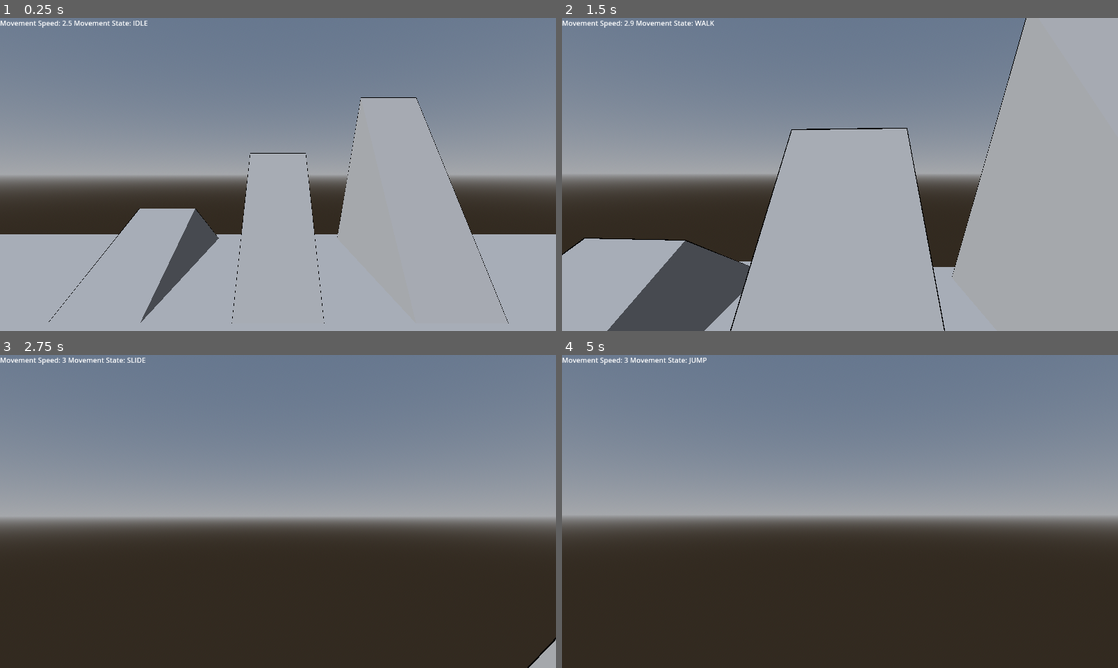
Above: before the commit, frames 1-4 (two rows, left to right).
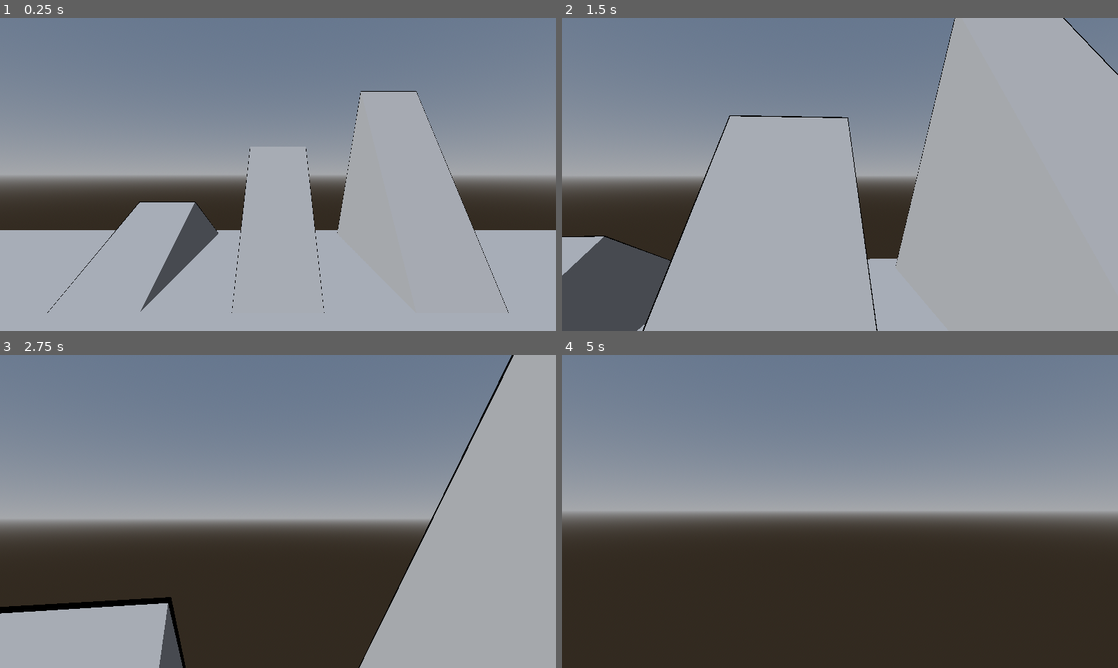
Above: after the commit, the same moments.

Repository: naxemis/multiplayer-fps
Game: Godot game, scene res://scenes/root/Root.tscn
Two runs of this game, one before a commit and one after it. Both use one fixed random seed, a clock stepped at 60 frames per second and the inputs below.
Inputs (mouse positions are in pixels of both pictures, inside the frame that each line leads up to):
- Up to frame 1 (0.25 s): no input
- Up to frame 2 (1.5 s): tap Enter at 0.5 s; move the mouse to (867, 174) at 0.52 s; hold Middle mouse button (free_look, bound only after the commit) 0.53-1.28 s; hold W (forward) from 0.53 s (still down); tap Ctrl (change_wall_jump_direction) at 0.77 s; move the mouse to (812, 174) at 1.27 s; tap Shift (run) at 1.35 s
- Up to frame 3 (2.75 s): keep holding W (forward); tap Ctrl (change_wall_jump_direction) at 1.52 s; tap Middle mouse button (free_look, bound only after the commit) at 1.55, 2.3 s; move the mouse to (289, 505) at 2.02 s; hold C (slide) from 2.03 s (still down)
- Up to frame 4 (5 s): keep holding W (forward); move the mouse to (834, 517) at 2.77 s; release C (slide) at 2.78 s; tap Middle mouse button (free_look, bound only after the commit) at 2.85, 4.55 s; tap Ctrl (change_wall_jump_direction) at 3.02, 3.77, 4.52 s; tap Space (jump) at 3.5 s; move the mouse to (878, 514) at 3.52 s; hold Middle mouse button (free_look, bound only after the commit) 3.53-4.28 s; tap Enter at 4.25 s; move the mouse to (795, 508) at 4.27 s; tap Shift (run) at 4.35 s

The runs differ from the first frame. In frame 1, 2.6% of the frame differs, in the area x 0-100%, y 0-98%; in frame 2, 24%; in frame 3, 26%, in the area x 0-100%, y 0-100%; in frame 4, 3.2%.

Commit message:
feat(player): free look

Diff:
--- a/project.godot
+++ b/project.godot
@@ -68,6 +68,11 @@
 "events": [Object(InputEventKey,"resource_local_to_scene":false,"resource_name":"","device":-1,"window_id":0,"alt_press …(195 unchanged characters)…
 ]
 }
+free_look={
+"deadzone": 0.5,
+"events": [Object(InputEventMouseButton,"resource_local_to_scene":false,"resource_name":"","device":-1,"window_id":0,"alt_pressed":false,"shift_pressed":false,"ctrl_pressed":false,"meta_pressed":false,"button_mask":4,"position":Vector2(102, 9),"global_position":Vector2(111, 55),"factor":1.0,"button_index":3,"canceled":false,"pressed":true,"double_click":false,"script":null)
+]
+}
 
 [layer_names]
 
--- a/scenes/game/map/testing_range/Testing Range.tscn
+++ b/scenes/game/map/testing_range/Testing Range.tscn
@@ -16,46 +16,55 @@
 [sub_resource type="PlaneMesh" id="PlaneMesh_m3s05"]
 size = Vector2(15, 15)
 
-[sub_resource type="ConvexPolygonShape3D" id="ConvexPolygonShape3D_ucv2j"]
-points = PackedVector3Array(7.61905, 0.119048, 7.61905, -7.61905, -0.119048, -7.61905, -7.61905, 0.119048, -7.61905, 7.61905, -0.119048, -7.61905, -7.61905, -0.119048, 7.61905, -7.61905, 0.119048, 7.61905, 7.61905, 0.119048, -7.61905, 7.61905, -0.119048, 7.61905)
+[sub_resource type="ConcavePolygonShape3D" id="ConcavePolygonShape3D_pgdlt"]
+data = PackedVector3Array(7.5, 0, 7.5, -7.5, 0, 7.5, 7.5, 0, -7.5, -7.5, 0, 7.5, -7.5, 0, -7.5, 7.5, 0, -7.5)
 
 [sub_resource type="PrismMesh" id="PrismMesh_13fv8"]
 size = Vector3(4, 1, 1)
 
-[sub_resource type="ConvexPolygonShape3D" id="ConvexPolygonShape3D_ynky6"]
-points = PackedVector3Array(-1.91223, -0.5, -0.5, 0.0544715, 0.472764, 0.472764, 1.9681, -0.404644, -0.531746, 1.85247, -0.484127, 0.5, -1.9681, -0.404644, 0.547619, -0.0544715, 0.472764, -0.456891, 1.9681, -0.404644, 0.547619, -1.9681, -0.404644, -0.531746, 1.91223, -0.5, -0.5, -1.85247, -0.484127, 0.5, 0.0544715, 0.472764, -0.456891, -0.0544715, 0.472764, 0.472764)
+[sub_resource type="ConcavePolygonShape3D" id="ConcavePolygonShape3D_oqi2y"]
+data = PackedVector3Array(0, 0.5, 0.5, 2, -0.5, 0.5, -2, -0.5, 0.5, 0, 0.5, -0.5, -2, -0.5, -0.5, 2, -0.5, -0.5, 0, 0.5, 0.5, 0, 0.5, -0.5, 2, -0.5, 0.5, 0, 0.5, -0.5, 2, -0.5, -0.5, 2, -0.5, 0.5, 0, 0.5, -0.5, 0, 0.5, 0.5, -2, -0.5, -0.5, 0, 0.5, 0.5, -2, -0.5, 0.5, -2, -0.5, -0.5, -2, -0.5, 0.5, 2, -0.5, 0.5, -2, -0.5, -0.5, 2, -0.5, 0.5, 2, -0.5, -0.5, -2, -0.5, -0.5)
 
 [sub_resource type="PrismMesh" id="PrismMesh_k6qlg"]
 size = Vector3(4, 2, 1)
 
-[sub_resource type="ConvexPolygonShape3D" id="ConvexPolygonShape3D_jtahs"]
-points = PackedVector3Array(-1.91223, -0.970122, -0.5, 0.0560282, 0.943972, 0.486048, -2.03175, -0.904383, 0.547619, 2.03175, -0.904383, 0.547619, 2.03175, -0.904383, -0.531746, -0.0560282, 0.943972, -0.470175, -2.03175, -0.904383, -0.531746, 1.85247, -0.939309, 0.5, 1.91223, -0.970122, -0.5, -0.0560282, 0.943972, 0.486048, 0.0560282, 0.943972, -0.470175, -1.85247, -0.939309, 0.5)
+[sub_resource type="ConcavePolygonShape3D" id="ConcavePolygonShape3D_m74n3"]
+data = PackedVector3Array(0, 1, 0.5, 2, -1, 0.5, -2, -1, 0.5, 0, 1, -0.5, -2, -1, -0.5, 2, -1, -0.5, 0, 1, 0.5, 0, 1, -0.5, 2, -1, 0.5, 0, 1, -0.5, 2, -1, -0.5, 2, -1, 0.5, 0, 1, -0.5, 0, 1, 0.5, -2, -1, -0.5, 0, 1, 0.5, -2, -1, 0.5, -2, -1, -0.5, -2, -1, 0.5, 2, -1, 0.5, -2, -1, -0.5, 2, -1, 0.5, 2, -1, -0.5, -2, -1, -0.5)
 
 [sub_resource type="PrismMesh" id="PrismMesh_mg2pp"]
 size = Vector3(4, 3, 1)
 
-[sub_resource type="ConvexPolygonShape3D" id="ConvexPolygonShape3D_82w1s"]
-points = PackedVector3Array(-1.91223, -1.44183, -0.5, 0.0576632, 1.38115, 0.5, 0.115689, 1.32322, 0.5, 0.0589277, 1.41161, -0.494917, 1.91223, -1.44183, -0.5, -1.85247, -1.39702, 0.5, 1.85247, -1.39702, 0.5, -0.115689, 1.32322, 0.5, -0.0589277, 1.41161, -0.494917, 1.85247, -1.28117, 0.5, -1.85247, -1.28117, 0.5, -1.8555, -1.28325, -0.484931, 1.8555, -1.28325, -0.484931, -0.0576632, 1.38115, 0.5)
+[sub_resource type="ConcavePolygonShape3D" id="ConcavePolygonShape3D_tv80c"]
+data = PackedVector3Array(0, 1.5, 0.5, 2, -1.5, 0.5, -2, -1.5, 0.5, 0, 1.5, -0.5, -2, -1.5, -0.5, 2, -1.5, -0.5, 0, 1.5, 0.5, 0, 1.5, -0.5, 2, -1.5, 0.5, 0, 1.5, -0.5, 2, -1.5, -0.5, 2, -1.5, 0.5, 0, 1.5, -0.5, 0, 1.5, 0.5, -2, -1.5, -0.5, 0, 1.5, 0.5, -2, -1.5, 0.5, -2, -1.5, -0.5, -2, -1.5, 0.5, 2, -1.5, 0.5, -2, -1.5, -0.5, 2, -1.5, 0.5, 2, -1.5, -0.5, -2, -1.5, -0.5)
+
+[sub_resource type="ConcavePolygonShape3D" id="ConcavePolygonShape3D_exjqw"]
+data = PackedVector3Array(0, 0.5, 0.5, 2, -0.5, 0.5, -2, -0.5, 0.5, 0, 0.5, -0.5, -2, -0.5, -0.5, 2, -0.5, -0.5, 0, 0.5, 0.5, 0, 0.5, -0.5, 2, -0.5, 0.5, 0, 0.5, -0.5, 2, -0.5, -0.5, 2, -0.5, 0.5, 0, 0.5, -0.5, 0, 0.5, 0.5, -2, -0.5, -0.5, 0, 0.5, 0.5, -2, -0.5, 0.5, -2, -0.5, -0.5, -2, -0.5, 0.5, 2, -0.5, 0.5, -2, -0.5, -0.5, 2, -0.5, 0.5, 2, -0.5, -0.5, -2, -0.5, -0.5)
+
+[sub_resource type="ConcavePolygonShape3D" id="ConcavePolygonShape3D_dl7wx"]
+data = PackedVector3Array(0, 1, 0.5, 2, -1, 0.5, -2, -1, 0.5, 0, 1, -0.5, -2, -1, -0.5, 2, -1, -0.5, 0, 1, 0.5, 0, 1, -0.5, 2, -1, 0.5, 0, 1, -0.5, 2, -1, -0.5, 2, -1, 0.5, 0, 1, -0.5, 0, 1, 0.5, -2, -1, -0.5, 0, 1, 0.5, -2, -1, 0.5, -2, -1, -0.5, -2, -1, 0.5, 2, -1, 0.5, -2, -1, -0.5, 2, -1, 0.5, 2, -1, -0.5, -2, -1, -0.5)
+
+[sub_resource type="ConcavePolygonShape3D" id="ConcavePolygonShape3D_h40wj"]
+data = PackedVector3Array(0, 1.5, 0.5, 2, -1.5, 0.5, -2, -1.5, 0.5, 0, 1.5, -0.5, -2, -1.5, -0.5, 2, -1.5, -0.5, 0, 1.5, 0.5, 0, 1.5, -0.5, 2, -1.5, 0.5, 0, 1.5, -0.5, 2, -1.5, -0.5, 2, -1.5, 0.5, 0, 1.5, -0.5, 0, 1.5, 0.5, -2, -1.5, -0.5, 0, 1.5, 0.5, -2, -1.5, 0.5, -2, -1.5, -0.5, -2, -1.5, 0.5, 2, -1.5, 0.5, -2, -1.5, -0.5, 2, -1.5, 0.5, 2, -1.5, -0.5, -2, -1.5, -0.5)
 
 [sub_resource type="BoxMesh" id="BoxMesh_20lv8"]
 size = Vector3(0.25, 4, 3)
 
-[sub_resource type="ConcavePolygonShape3D" id="ConcavePolygonShape3D_0kkkg"]
+[sub_resource type="ConcavePolygonShape3D" id="ConcavePolygonShape3D_12uel"]
 data = PackedVector3Array(-0.125, 2, 1.5, 0.125, 2, 1.5, -0.125, -2, 1.5, 0.125, 2, 1.5, 0.125, -2, 1.5, -0.125, -2, 1. …(500 unchanged characters)…
 
-[sub_resource type="ConcavePolygonShape3D" id="ConcavePolygonShape3D_cdcxn"]
+[sub_resource type="ConcavePolygonShape3D" id="ConcavePolygonShape3D_o8xcl"]
 data = PackedVector3Array(-0.125, 2, 1.5, 0.125, 2, 1.5, -0.125, -2, 1.5, 0.125, 2, 1.5, 0.125, -2, 1.5, -0.125, -2, 1. …(500 unchanged characters)…
 
-[sub_resource type="ConcavePolygonShape3D" id="ConcavePolygonShape3D_066xr"]
+[sub_resource type="ConcavePolygonShape3D" id="ConcavePolygonShape3D_nlpqi"]
 data = PackedVector3Array(-0.125, 2, 1.5, 0.125, 2, 1.5, -0.125, -2, 1.5, 0.125, 2, 1.5, 0.125, -2, 1.5, -0.125, -2, 1. …(500 unchanged characters)…
 
 [sub_resource type="BoxMesh" id="BoxMesh_tmhh6"]
 size = Vector3(3, 0.25, 3)
 
-[sub_resource type="ConcavePolygonShape3D" id="ConcavePolygonShape3D_urfoq"]
+[sub_resource type="ConcavePolygonShape3D" id="ConcavePolygonShape3D_b5av0"]
 data = PackedVector3Array(-1.5, 0.125, 1.5, 1.5, 0.125, 1.5, -1.5, -0.125, 1.5, 1.5, 0.125, 1.5, 1.5, -0.125, 1.5, -1.5 …(572 unchanged characters)…
 
-[sub_resource type="ConcavePolygonShape3D" id="ConcavePolygonShape3D_pjxg4"]
+[sub_resource type="ConcavePolygonShape3D" id="ConcavePolygonShape3D_dvjgx"]
 data = PackedVector3Array(-1.5, 0.125, 1.5, 1.5, 0.125, 1.5, -1.5, -0.125, 1.5, 1.5, 0.125, 1.5, 1.5, -0.125, 1.5, -1.5 …(572 unchanged characters)…
 
 [node name="Testing Range" type="Node3D"]
@@ -75,7 +84,7 @@
 [node name="StaticBody3D" type="StaticBody3D" parent="Floor"]
 
 [node name="CollisionShape3D" type="CollisionShape3D" parent="Floor/StaticBody3D"]
-shape = SubResource("ConvexPolygonShape3D_ucv2j")
+shape = SubResource("ConcavePolygonShape3D_pgdlt")
 
 [node name="Small Slope" type="MeshInstance3D" parent="."]
 transform = Transform3D(-4.37114e-08, 0, 1, 0, 1, 0, -1, 0, -4.37114e-08, -2, 0.5, -5)
@@ -85,7 +94,7 @@
 [node name="StaticBody3D" type="StaticBody3D" parent="Small Slope"]
 
 [node name="CollisionShape3D" type="CollisionShape3D" parent="Small Slope/StaticBody3D"]
-shape = SubResource("ConvexPolygonShape3D_ynky6")
+shape = SubResource("ConcavePolygonShape3D_oqi2y")
 
 [node name="Medium Small" type="MeshInstance3D" parent="."]
 transform = Transform3D(-4.37114e-08, 0, 1, 0, 1, 0, -1, 0, -4.37114e-08, 0, 1, -5)
@@ -95,7 +104,7 @@
 [node name="StaticBody3D" type="StaticBody3D" parent="Medium Small"]
 
 [node name="CollisionShape3D" type="CollisionShape3D" parent="Medium Small/StaticBody3D"]
-shape = SubResource("ConvexPolygonShape3D_jtahs")
+shape = SubResource("ConcavePolygonShape3D_m74n3")
 
 [node name="High Slope" type="MeshInstance3D" parent="."]
 transform = Transform3D(-4.37114e-08, 0, 1, 0, 1, 0, -1, 0, -4.37114e-08, 2, 1.5, -5)
@@ -105,7 +114,7 @@
 [node name="StaticBody3D" type="StaticBody3D" parent="High Slope"]
 
 [node name="CollisionShape3D" type="CollisionShape3D" parent="High Slope/StaticBody3D"]
-shape = SubResource("ConvexPolygonShape3D_82w1s")
+shape = SubResource("ConcavePolygonShape3D_tv80c")
 
 [node name="Small Slope2" type="MeshInstance3D" parent="."]
 transform = Transform3D(1, 0, -8.74228e-08, 0, 1, 0, 8.74228e-08, 0, 1, -5, 0.5, -2)
@@ -115,7 +124,7 @@
 [node name="StaticBody3D" type="StaticBody3D" parent="Small Slope2"]
 
 [node name="CollisionShape3D" type="CollisionShape3D" parent="Small Slope2/StaticBody3D"]
-shape = SubResource("ConvexPolygonShape3D_ynky6")
+shape = SubResource("ConcavePolygonShape3D_exjqw")
 
 [node name="Medium Small2" type="MeshInstance3D" parent="."]
 transform = Transform3D(1, 0, -8.74228e-08, 0, 1, 0, 8.74228e-08, 0, 1, -5, 1, 0)
@@ -125,7 +134,7 @@
 [node name="StaticBody3D" type="StaticBody3D" parent="Medium Small2"]
 
 [node name="CollisionShape3D" type="CollisionShape3D" parent="Medium Small2/StaticBody3D"]
-shape = SubResource("ConvexPolygonShape3D_jtahs")
+shape = SubResource("ConcavePolygonShape3D_dl7wx")
 
 [node name="High Slope2" type="MeshInstance3D" parent="."]
 transform = Transform3D(1, 0, -8.74228e-08, 0, 1, 0, 8.74228e-08, 0, 1, -5, 1.5, 2)
@@ -135,7 +144,7 @@
 [node name="StaticBody3D" type="StaticBody3D" parent="High Slope2"]
 
 [node name="CollisionShape3D" type="CollisionShape3D" parent="High Slope2/StaticBody3D"]
-shape = SubResource("ConvexPolygonShape3D_82w1s")
+shape = SubResource("ConcavePolygonShape3D_h40wj")
 
 [node name="Wall" type="MeshInstance3D" parent="."]
 transform = Transform3D(1, 0, 0, 0, 1, 0, 0, 0, 1, 7, 2, -4)
--- a/scenes/game/player/Player.gd
+++ b/scenes/game/player/Player.gd
@@ -3,22 +3,53 @@
 extends CharacterBody3D
 
 @export_category("Mouse")
-# camera rotation
 @export var mouse_sensitivity: float = 0.075
-func head_cam_rotation(event) -> void:
-	if event is InputEventMouseMotion:
-		# connect mouse movement to head or body rotation
+
+func body_rotation(event) -> void:
+	if event is InputEventMouseMotion and !Input.is_action_pressed("free_look"):
+		# connects mouse movement to head rotation
 		self.rotation.y -= event.relative.x * deg_to_rad(mouse_sensitivity)
-		%Head.rotation.x -= event.relative.y * deg_to_rad(mouse_sensitivity)
 
 		# wraps player's body rotation to left and right direction
 		const rotation_min: float = deg_to_rad(0)
 		const rotation_max: float = deg_to_rad(360)
 		self.rotation.y = wrapf(self.rotation.y, rotation_min, rotation_max)
 
+var head_rotation: Vector3
+func get_head_rotation(event) -> void:
+	if event is InputEventMouseMotion and !Input.is_action_pressed("free_look"):
+		# connects mouse movement to free look rotation
+		head_rotation.x -= event.relative.y * deg_to_rad(mouse_sensitivity)
+
 		# limits player's head rotation in up and down direction
 		const rotation_limit: float = deg_to_rad(90)
-		%Head.rotation.x = clampf(%Head.rotation.x, -rotation_limit, rotation_limit)
+		head_rotation.x = clampf(head_rotation.x, -rotation_limit, rotation_limit)
+
+var free_look_rotation: Vector3
+func get_free_look_rotation(event) -> void:
+	if event is InputEventMouseMotion and Input.is_action_pressed("free_look"):
+		# connects mouse movement to free look rotation
+		free_look_rotation.x -= event.relative.y * deg_to_rad(mouse_sensitivity)
+		free_look_rotation.y -= event.relative.x * deg_to_rad(mouse_sensitivity)
+
+		# limits player's free look rotation in up and down direction
+		const rotation_limit: Vector2 = Vector2(deg_to_rad(30), deg_to_rad(40))
+		free_look_rotation.x = clampf(free_look_rotation.x, -rotation_limit.x, rotation_limit.x)
+		free_look_rotation.y = clampf(free_look_rotation.y, -rotation_limit.y, rotation_limit.y)
+
+@export var free_look_return_speed: float = 12.5
+func free_look_return(delta) -> void:
+	if !Input.is_action_pressed("free_look"):
+		free_look_rotation.x = lerpf(free_look_rotation.x, 0.0, free_look_return_speed * delta)
+		free_look_rotation.y = lerpf(free_look_rotation.y, 0.0, free_look_return_speed * delta)
+
+# combines head_rotation vairable value and free_look_rotation vairable value and sets it to %Head.rotation
+func set_head_rotation() -> void:
+	%Head.rotation = head_rotation + free_look_rotation # combines values
+
+	# limits player's head rotation in up and down direction
+	const rotation_limit: float = deg_to_rad(90)
+	%Head.rotation.x = clampf(%Head.rotation.x, -rotation_limit, rotation_limit)
 
 # identifies in what movement state player is currently in
 enum MovementStates {IDLE, WALK, RUN, CROUCH, SLIDE, JUMP, DOUBLEJUMP, WALLJUMP}
@@ -27,7 +58,7 @@
 
 @onready var uncrouch_ray_cast_colliding: bool
 @onready var unslide_ray_cast_colliding: bool
-func check_can_player_stand_up() -> void:
+func can_player_stand_up() -> void:
 	uncrouch_ray_cast_colliding = $CrouchRayCast.is_colliding()
 	unslide_ray_cast_colliding = $SlideRayCast.is_colliding()
 
@@ -261,10 +292,15 @@
 	Input.set_mouse_mode(Input.MOUSE_MODE_CAPTURED)
 
 func _unhandled_input(event: InputEvent) -> void:
-	head_cam_rotation(event)
+	body_rotation(event)
+	get_head_rotation(event)
+	get_free_look_rotation(event)
 
 func _process(delta: float) -> void:
-	check_can_player_stand_up()
+	free_look_return(delta)
+	set_head_rotation()
+
+	can_player_stand_up()
 
 	set_movement_states()
 
@@ -283,4 +319,4 @@
 	movement_velocity()
 
 	var movement_states_array = ["IDLE", "WALK", "RUN", "CROUCH", "SLIDE", "JUMP", "DOUBLEJUMP", "WALLJUMP"]
-	%Debug.text = str("Movement Speed: ", snappedf(movement_speed, 0.1), " Movement State: ", movement_states_array[movement_state])
+	#%Debug.text = str("Movement Speed: ", snappedf(movement_speed, 0.1), " Movement State: ", movement_states_array[movement_state])
Not shown: 6 places in scenes/game/map/testing_range/Testing Range.tscn that only renumber resources
